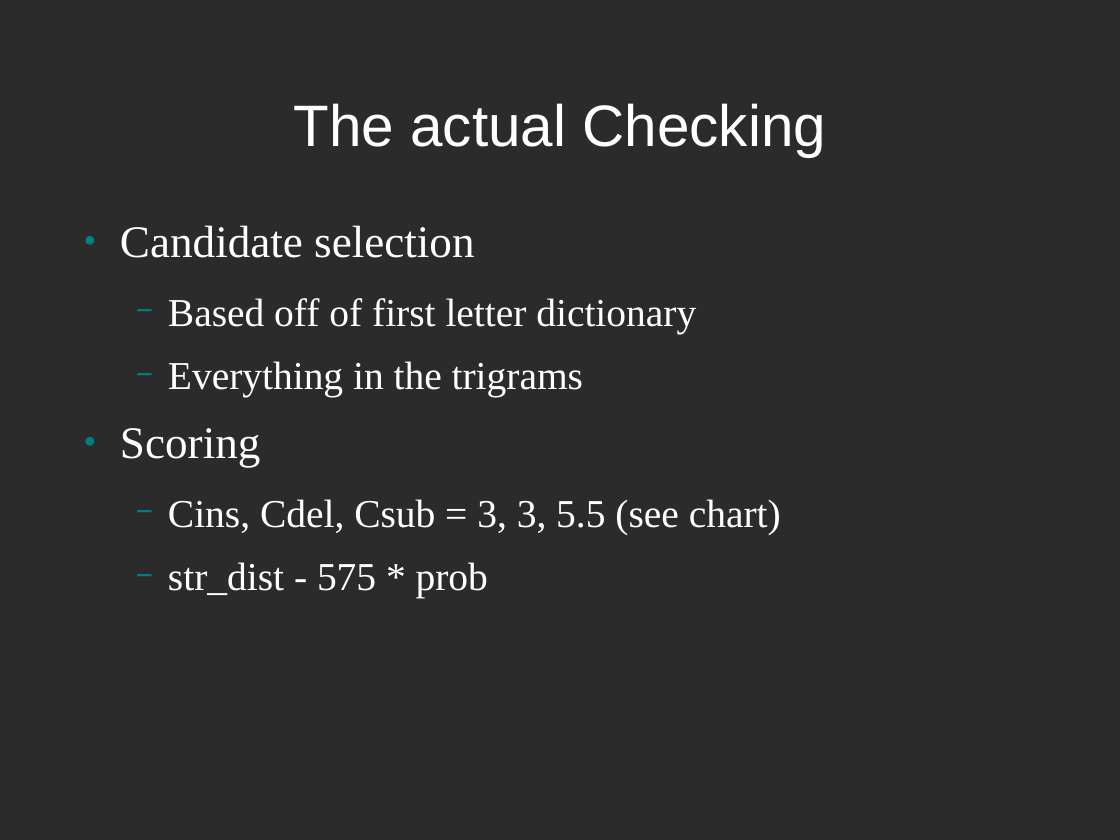
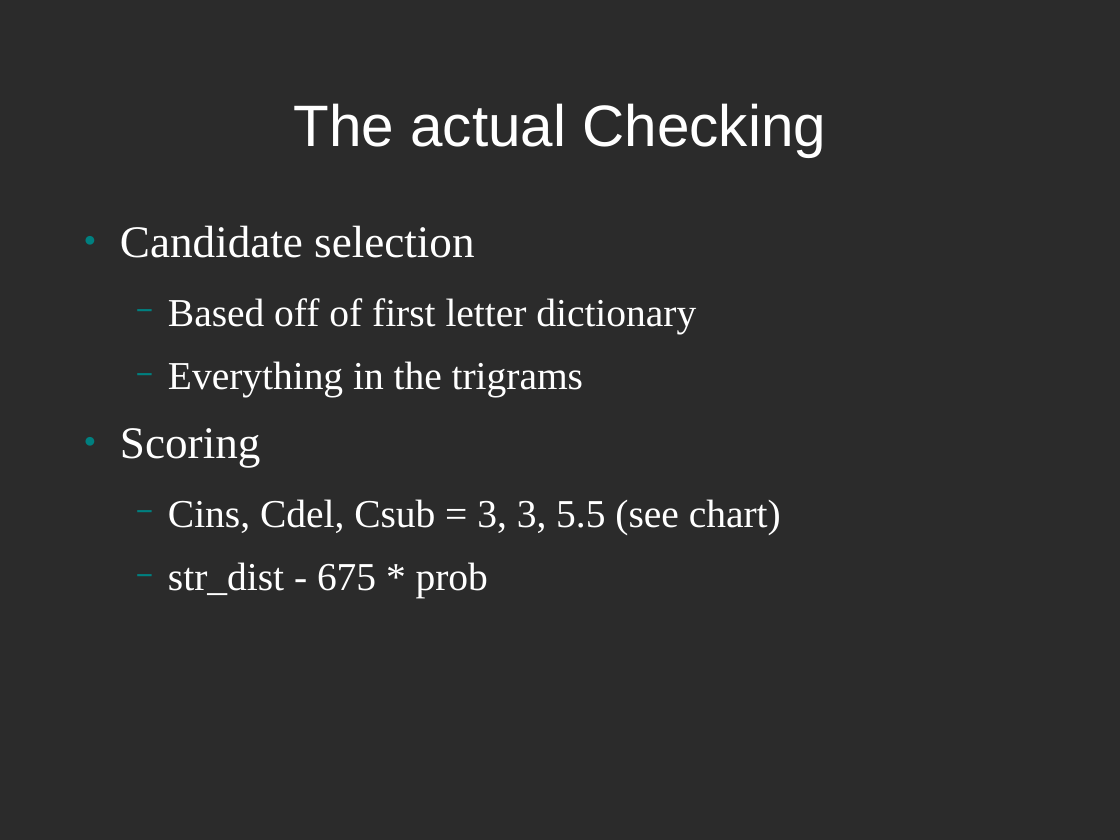
Before and after one commit to Machyne/Spelling, a slide deck: slide 5 of papers/presentation.odp. Drawn at 1120x840 pixels with LibreOffice and Linux fonts; fonts in the diff are those of the drawing; background and template pictures are left out; a plain dark background stands for a picture behind light text. Boxes give left, top, right and bottom in pixels: in the first picture for what was removed or moved away, otherwise in the second. Text is boxed around its words. In the diff, an @@ line names an element or a change of style, - is before the commit and + after.

```diff
--- a/papers/presentation.odp
+++ b/papers/presentation.odp
@@ text at [168,562,488,599]: text changed @@
-  − str_dist - 575 * prob
+  − str_dist - 675 * prob
```
Also in this commit, not shown: 1 slide added, 5 other files.
